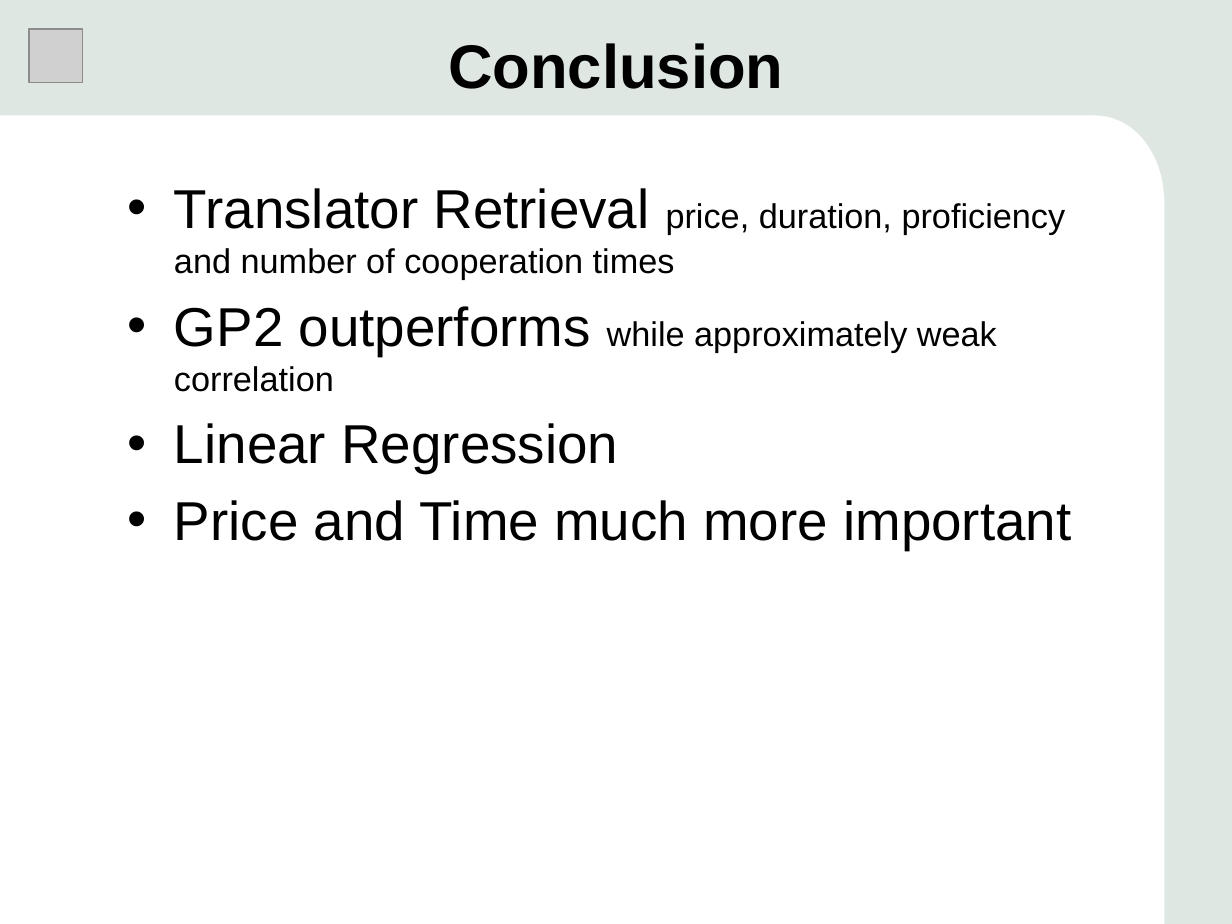
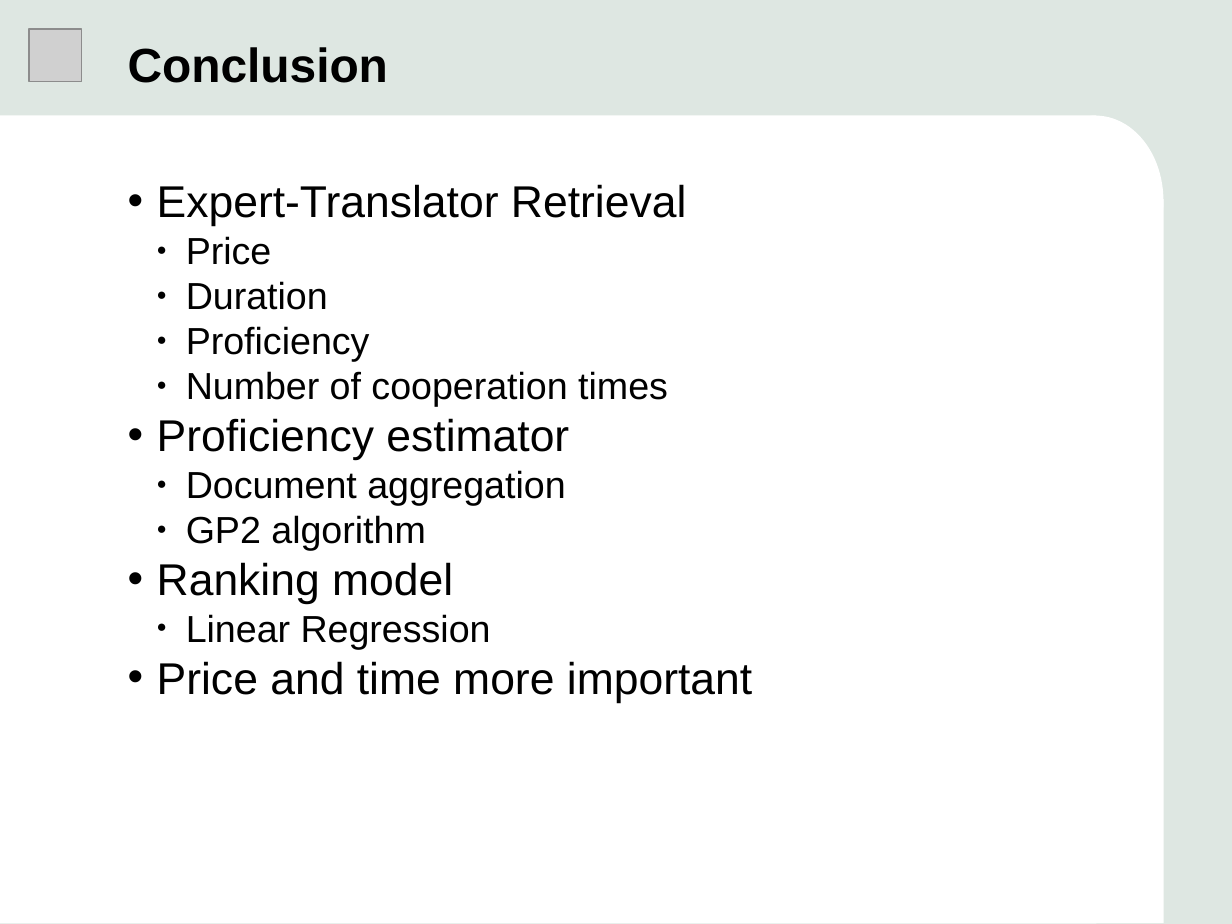
Before and after one commit to czxrrr/expert-retrieval-translators, a slide deck: slide 29 of presentation/presentation.pptx (slide 10 before the commit). Drawn at 1232x924 pixels with LibreOffice and Linux fonts; fonts in the diff are those of the drawing; grey boxes stand for pictures. Boxes give left, top, right and bottom in pixels: in the first picture for what was removed or moved away, otherwise in the second. Text is boxed around its words. In the diff, an @@ line names an element or a change of style, - is before the commit and + after.

```diff
--- a/presentation/presentation.pptx
+++ b/presentation/presentation.pptx
@@ text "Conclusion" at (128,47,388,83): size 36 to 28 pt; alignment centre to left @@
@@ text at (157,184,686,604): text changed; size 20 to 22 pt @@
-• Translator Retrieval price, duration, proficiency and number of cooperation times
-• GP2 outperforms while approximately weak correlation
+• Expert-Translator Retrieval
+  ● Price
+  ● Duration
+  ● Proficiency
+  ● Number of cooperation times
+• Proficiency estimator
+  ● Document aggregation
+  ● GP2 algorithm
+• Ranking model
@@ text at (186,614,491,649): size 32 to 22 pt in "Linear Regression"; bullet • to ●; list level 1 to 2 in "Linear Regression" @@
@@ text at (157,661,752,703): text changed; size 32 to 26 pt @@
-• Price and Time much more important
+• Price and time more important
```
Also in this commit, not shown: 6 other slides changed, 23 slides added, 3 slides removed, 19 other files.
